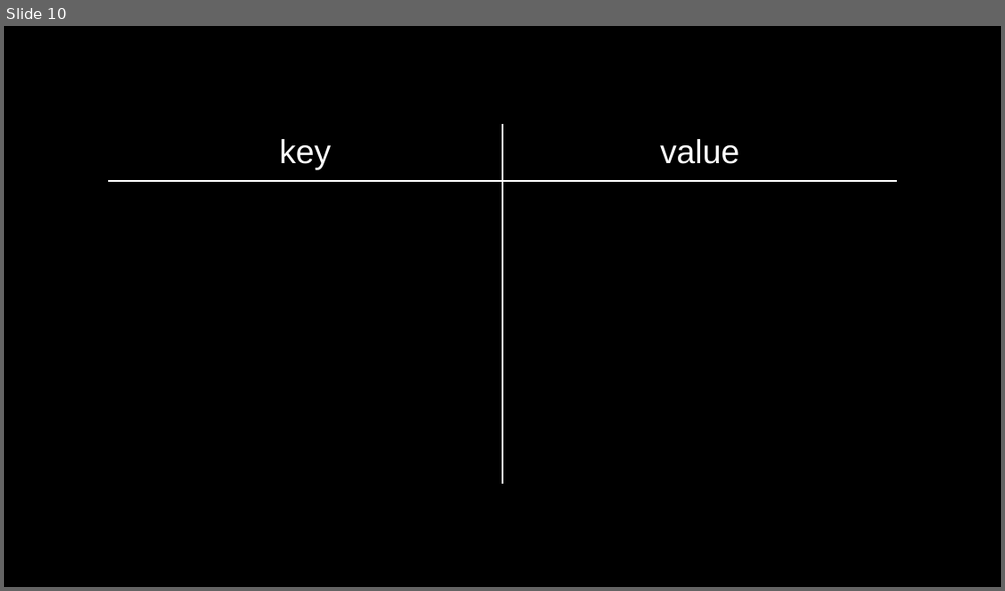
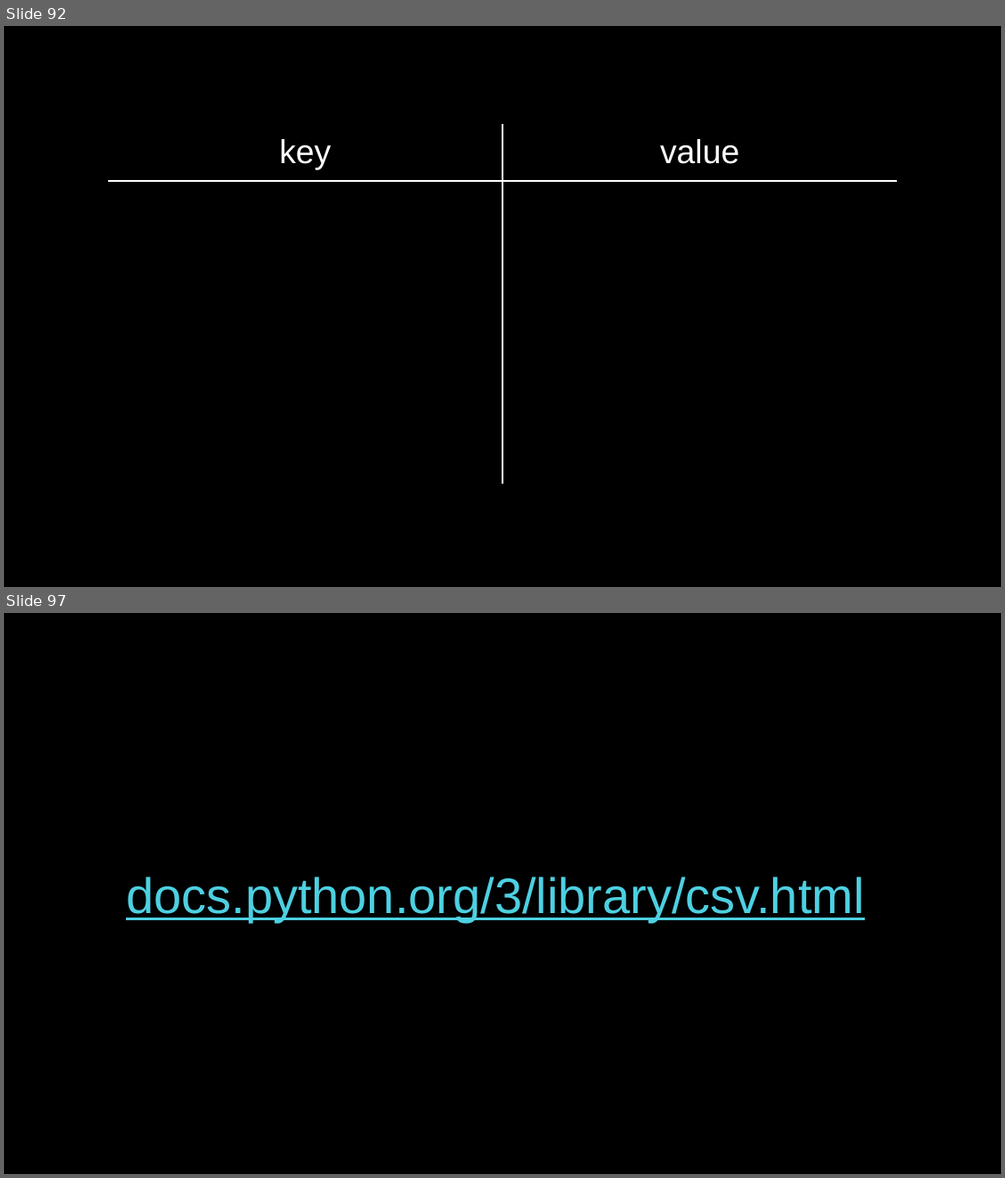
Before and after one commit to SQ4007-2025/website, a slide deck: lectures/slides_7.pptx. Shown one above the other, each under a label of ours: slide 10 before the commit, slides 92 and 97 after it; the slides between them are not shown. The pictures are 1005x591 and 1005x1178 pixels, drawn with LibreOffice and Linux fonts; fonts in the diff are those of the drawing. Boxes give left, top, right and bottom in pixels: in the first picture for what was removed or moved away, otherwise in the second. Text is boxed around its words. In the diff, an @@ line names an element or a change of style, - is before the commit and + after.

```diff
--- a/lectures/slides_7.pptx
+++ b/lectures/slides_7.pptx
@@ slide 97 added at (4,613,1001,1174), background #000000 @@
@@ title added at (126,876,864,922), 36 pt, text #4DD0E1, underline @@
+docs.python.org/3/library/csv.html
@@ what was slide 10 is now slide 92 @@
```
Also in this commit, not shown: 1 slide changed, 92 other slides added, 88 slides removed, 8 other files.
